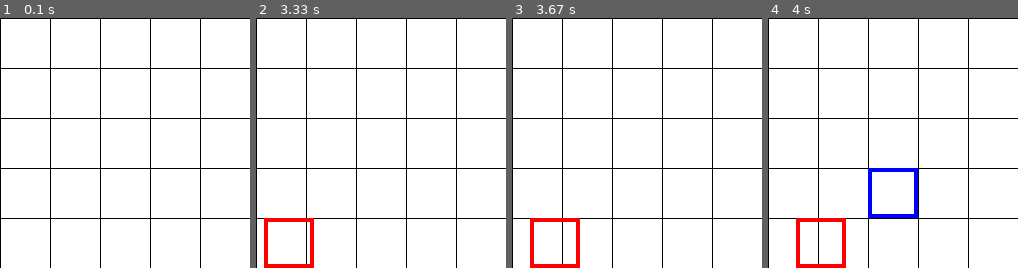
Above: before the commit, frames 1-4 (left to right).
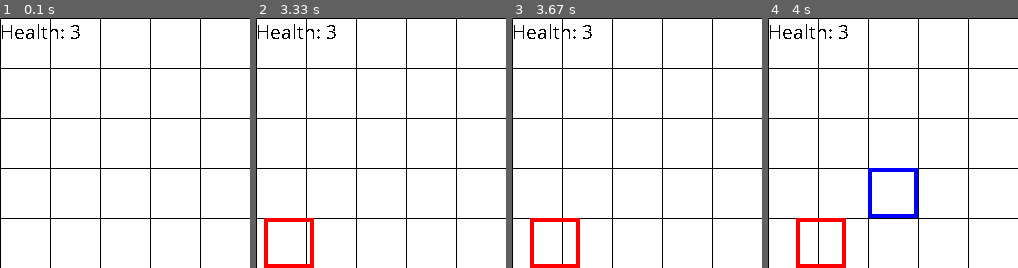
Above: after the commit, the same moments.

Repository: randompast/Tower-Defense-pygame
Game: pygame game, started from main.py
Two runs of this game, one before a commit and one after it. Both use one fixed random seed, a clock stepped at 60 frames per second and the inputs below.
Inputs (mouse positions are % of the whole screen's width and height, from its top left):
- Up to frame 1 (0.1 s): no input
- Up to frame 2 (3.33 s): click (50, 50) at 0.38 s; click (26, 51) at 0.72 s; click (65, 15) at 1.05 s; click (52, 16) at 1.38 s; click (51, 61) at 1.72 s; click (76, 66) at 2.05 s; click (76, 41) at 2.38 s; click (86, 42) at 2.72 s; click (85, 70) at 3.05 s
- Up to frame 3 (3.67 s): click (54, 46) at 3.38 s
- Up to frame 4 (4 s): click (28, 32) at 3.72 s
The pictures show only the part of the screen within x 0-50%, y 0-50%; the shares and areas given below are measured in that part.

The runs differ from the first frame. In frame 1, 0.4% of the frame differs, in the area x 0-32%, y 2-9%; in frame 2, 0.4%; in frame 3, 0.4%; in frame 4, 0.4%.

Commit message:
displays player's health at the top of the screen

Diff:
--- a/gameloop.py
+++ b/gameloop.py
@@ -7,12 +7,15 @@
 from grid import drawgrid
 
 def gameloop(pyg):
-    # Beginning Game Loop
     enemyTimer = 0
     while pyg['player'].health > 0:
         pygame.display.update()
         clear(pyg)
         drawgrid(pyg)
+        pygame.font.init()
+        my_font = pygame.font.SysFont('Comic Sans MS', 20)
+        text_surface = my_font.render('Health: ' + str(pyg['player'].health), False, (0, 0, 0))
+        pyg['DISPLAYSURF'].blit(text_surface, (0,0))
         if int(pygame.time.get_ticks()/1000) > enemyTimer + 2:
             enemyTimer = int(pygame.time.get_ticks()/1000)
             e = enemy(1, 2, [0, 200])
--- a/init.py
+++ b/init.py
@@ -1,16 +1,15 @@
 import pygame, sys
 from pygame.locals import *
 from player import player
-
+white = (255, 255, 255)
+green = (0, 255, 0)
+blue = (0, 0, 128)
 def clear(pyg):
     pyg['DISPLAYSURF'].fill(pyg['WHITE'])
 
 def initialize():
-    # https://coderslegacy.com/python/python-pygame-tutorial/
-
     # Initialize program
     pygame.init()
-
     # Assign some basic values
     pyg = {'FPS' : 30
         ,'FramePerSec' : pygame.time.Clock()
